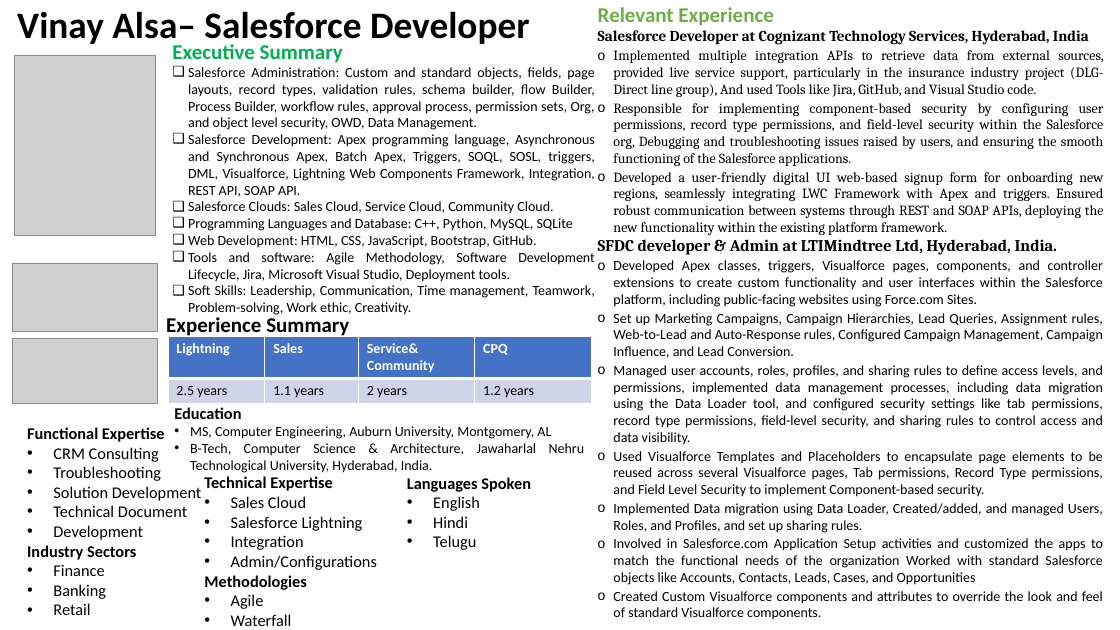
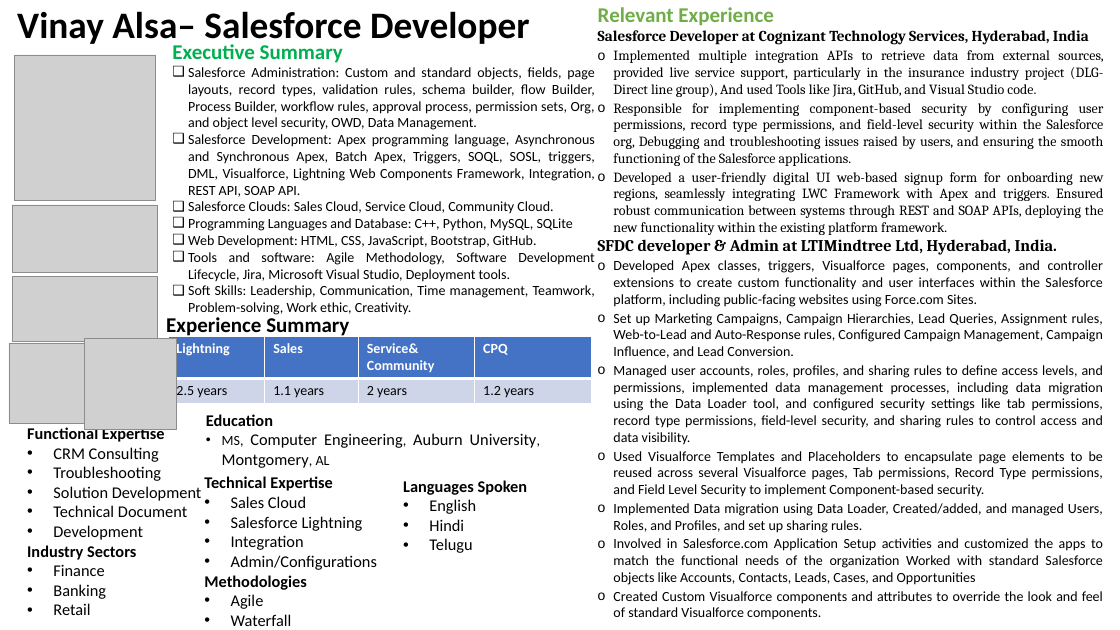
Before and after one commit to alsavinayau/Portfolio, a slide deck: slide 1 of Images/SFDC.pptx. Drawn at 1120x630 pixels with LibreOffice and Linux fonts; fonts in the diff are those of the drawing; grey boxes stand for pictures. Boxes give left, top, right and bottom in pixels: in the first picture for what was removed or moved away, otherwise in the second. Text is boxed around its words. In the diff, an @@ line names an element or a change of style, - is before the commit and + after.

```diff
--- a/Images/SFDC.pptx
+++ b/Images/SFDC.pptx
@@ picture: place and size @@
-picture at [15, 55, 156, 235]
+picture at [15, 55, 156, 200]
@@ picture: place and size @@
-picture at [13, 263, 158, 331]
+picture at [13, 205, 158, 273]
@@ picture: place and size @@
-picture at [13, 339, 158, 403]
+picture at [13, 276, 158, 341]
@@ picture added at [9, 343, 92, 423] @@
@@ picture added at [85, 339, 176, 430] @@
@@ text "Education": place and size @@
-text "Education" at [174, 407, 585, 473]
+text "Education" at [206, 414, 537, 468]
@@ text at [190, 443, 585, 473]: paragraph removed @@
-• B-Tech, Computer Science & Architecture, Jawaharlal Nehru Technological University, Hyderabad, India.
@@ text at [222, 433, 537, 468]: size 12 to 14 pt in "Computer Engineering, Auburn University, Montgomery," @@
@@ text "Languages Spoken": place and size @@
-text "Languages Spoken" at [407, 477, 531, 550]
+text "Languages Spoken" at [403, 480, 528, 553]
```
Also in this commit, not shown: 14 other files.
